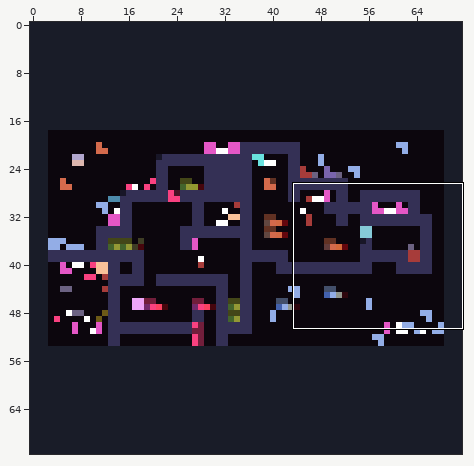
Sprite sheet, stored at 300level.png. Above, an overview of the earlier version with the close-up marked.
Close-up. Earlier state:
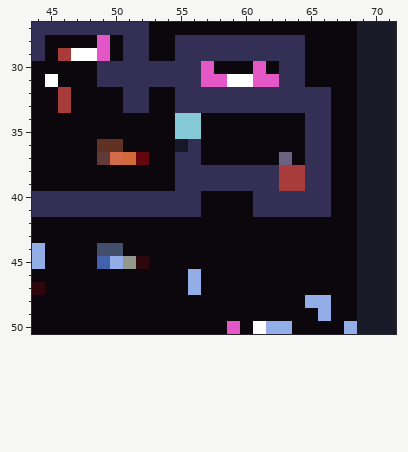
The file is 72x72 pixels. Colours within 5 levels of each other are drawn and written as one. Shown: x 44..71, y 27..50.
Once edited:
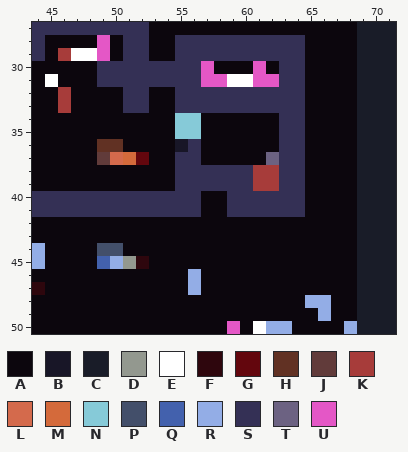
Palette (. is transparent): A #0c060d  B #181627  C #191c28  D #93988f  E #ffffff  F #2e060d  G #63060d  H #613123  J #613b3a  K #a73c3a  L #d46a4c  M #d46a3b  N #86cad8  P #434f6a  Q #4361ad  R #93ade6  S #343055  T #6c6282  U #e457c6
Edits made:
{"y":32,"x":65,"old":"SS","new":"AA"}
{"y":33,"x":65,"old":"SS","new":"AA"}
{"y":34,"x":63,"old":"AASS","new":"SSAA"}
{"y":35,"x":63,"old":"AASS","new":"SSAA"}
{"y":36,"x":63,"old":"AASS","new":"SSAA"}
{"y":37,"x":62,"old":"ATASS","new":"TSSAA"}
{"y":38,"x":61,"old":"SSKKSS","new":"KKSSAA"}
{"y":39,"x":61,"old":"SSKKSS","new":"KKSSAA"}
{"y":40,"x":59,"old":"AA","new":"SS"}
{"y":40,"x":65,"old":"SS","new":"AA"}
{"y":41,"x":59,"old":"AA","new":"SS"}
{"y":41,"x":65,"old":"SS","new":"AA"}
